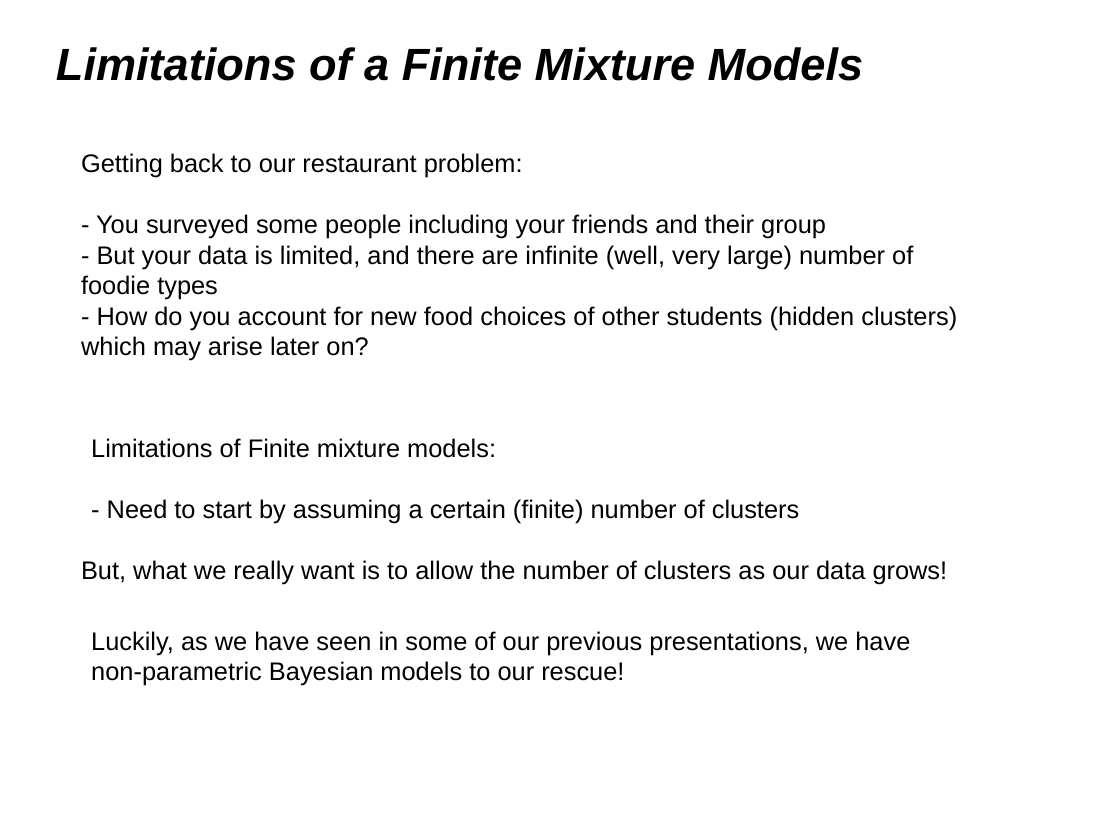
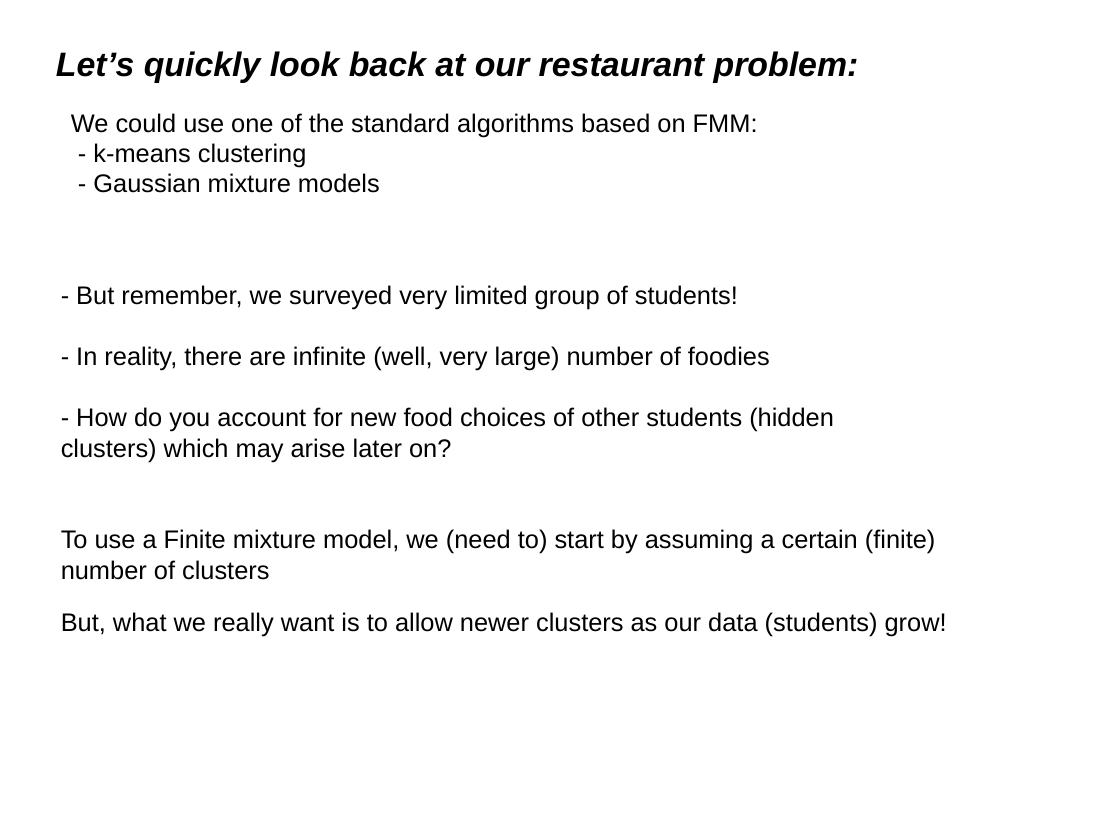
Before and after one commit to afcarl/Dirichlet_Processes, a slide deck: slide 8 of version_2.odp (slide 9 before the commit). Drawn at 1120x840 pixels with LibreOffice and Linux fonts; fonts in the diff are those of the drawing. Boxes give left, top, right and bottom in pixels: in the first picture for what was removed or moved away, otherwise in the second. Text is boxed around its words. In the diff, an @@ line names an element or a change of style, - is before the commit and + after.

```diff
--- a/version_2.odp
+++ b/version_2.odp
@@ title at (56,51,859,82): text changed; size 32 to 24 pt @@
-Limitations of a Finite Mixture Models
+Let’s quickly look back at our restaurant problem:
@@ text added at (71,113,758,193), 18 pt, text #000000 @@
+We could use one of the standard algorithms based on FMM:
+- k-means clustering
+- Gaussian mixture models
@@ text "- But remember, we surveyed ...": place and size @@
-text "- But remember, we surveyed ..." at (81,153,957,361)
+text "- But remember, we surveyed ..." at (61,285,834,462)
@@ text at (76,285,770,371): text changed @@
-Getting back to our restaurant problem:
-- You surveyed some people including your friends and their group
-- But your data is limited, and there are infinite (well, very large) number of foodie types
+- But remember, we surveyed very limited group of students!
+- In reality, there are infinite (well, very large) number of foodies
@@ text at (61,529,936,580): text changed @@
-Limitations of Finite mixture models:
-- Need to start by assuming a certain (finite) number of clusters
+To use a Finite mixture model, we (need to) start by assuming a certain (finite) number of clusters
@@ text at (61,612,947,637): text changed @@
-But, what we really want is to allow the number of clusters as our data grows!
+But, what we really want is to allow newer clusters as our data (students) grow!
@@ text removed at (91,631,910,686) @@
-Luckily, as we have seen in some of our previous presentations, we have non-parametric Bayesian models to our rescue!
```
Also in this commit, not shown: 2 slides added, 4 slides removed.
